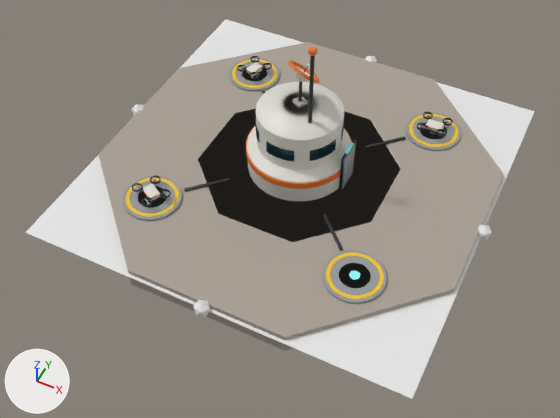
Before and after pictures for a commit that changed the Blender file res/models/placement/logistics/drone_hub_3x3.blend.
One viewpoint serves both versions: a 50 mm lens placed at (3.62, -7.9, 8.72), pointed at (0.22, -1.09, 0.22). The axes (+X, +Y, +Z) are drawn at lower left. The lights are the same throughout. The first picture is the older version.

The first picture shows '%P%Footprint', 'DroneHub' and 4 more.
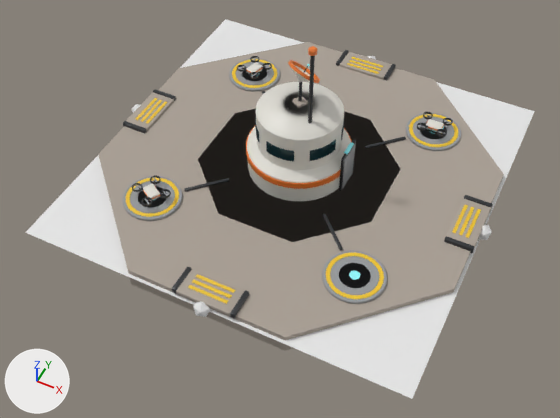
The change, as a list of edits to the scene's bpy script:
```text
Add me_v_anchorout_003:
    me_v_anchorout_003.from_pydata(...)  # 192 vertices, 180 faces; spans x -0.49..0.49, y -2.98..-2.55, z 0.04..0.14
    me_v_anchorout_003.polygons.foreach_set('use_smooth', [True] * 180)
    # faces by material slot: [54, 108, 18]
    me_v_anchorout_003.materials.append(mat_concrete)  # grey #aaa095
    me_v_anchorout_003.materials.append(mat_frame_graphite)  # dark grey #35373a
    me_v_anchorout_003.materials.append(mat_hazard_yellow)  # yellow #edc427
Add me_v_anchorout_001:
    me_v_anchorout_001.from_pydata(...)  # 192 vertices, 180 faces; spans x -2.98..-2.55, y -0.49..0.49, z 0.04..0.14
    me_v_anchorout_001.polygons.foreach_set('use_smooth', [True] * 180)
    # faces by material slot: [54, 108, 18]
    me_v_anchorout_001.materials.append(mat_concrete)  # grey #aaa095
    me_v_anchorout_001.materials.append(mat_frame_graphite)  # dark grey #35373a
    me_v_anchorout_001.materials.append(mat_hazard_yellow)  # yellow #edc427
Add me_v_anchorout_002:
    me_v_anchorout_002.from_pydata(...)  # 192 vertices, 180 faces; spans x -0.49..0.49, y 2.55..2.98, z 0.04..0.14
    me_v_anchorout_002.polygons.foreach_set('use_smooth', [True] * 180)
    # faces by material slot: [54, 108, 18]
    me_v_anchorout_002.materials.append(mat_concrete)  # grey #aaa095
    me_v_anchorout_002.materials.append(mat_frame_graphite)  # dark grey #35373a
    me_v_anchorout_002.materials.append(mat_hazard_yellow)  # yellow #edc427
Add me_v_anchorout:
    me_v_anchorout.from_pydata(...)  # 192 vertices, 180 faces; spans x 2.55..2.98, y -0.49..0.49, z 0.04..0.14
    me_v_anchorout.polygons.foreach_set('use_smooth', [True] * 180)
    # faces by material slot: [54, 108, 18]
    me_v_anchorout.materials.append(mat_concrete)  # grey #aaa095
    me_v_anchorout.materials.append(mat_frame_graphite)  # dark grey #35373a
    me_v_anchorout.materials.append(mat_hazard_yellow)  # yellow #edc427
Add ob_v_anchorout_003:
    ob_v_anchorout_003 = bpy.data.objects.new('%V%AnchorOut.003+', me_v_anchorout_003)
    ob_v_anchorout_003.location = (0.0, 0.0, 0.0)
Add ob_v_anchorout_001:
    ob_v_anchorout_001 = bpy.data.objects.new('%V%AnchorOut.001+', me_v_anchorout_001)
    ob_v_anchorout_001.location = (0.0, 0.0, 0.0)
Add ob_v_anchorout_002:
    ob_v_anchorout_002 = bpy.data.objects.new('%V%AnchorOut.002+', me_v_anchorout_002)
    ob_v_anchorout_002.location = (0.0, 0.0, 0.0)
Add ob_v_anchorout:
    ob_v_anchorout = bpy.data.objects.new('%V%AnchorOut+', me_v_anchorout)
    ob_v_anchorout.location = (0.0, 0.0, 0.0)
```

Where the change shows, as pixel boxes [x1, y1, x2, y2] in the pictures (560 x 418 px):
'%V%AnchorOut.003+', added
    after: [172, 267, 249, 319]
    faces in mat_concrete (grey #aaa095): [176, 269, 244, 316]
    faces in mat_hazard_yellow (yellow #edc427): [188, 274, 235, 304]
    faces in mat_frame_graphite (dark grey #35373a): [172, 267, 249, 319]
'%V%AnchorOut+', added
    after: [444, 195, 493, 253]
    faces in mat_concrete (grey #aaa095): [446, 199, 491, 248]
    faces in mat_hazard_yellow (yellow #edc427): [452, 205, 481, 238]
    faces in mat_frame_graphite (dark grey #35373a): [444, 195, 493, 253]
'%V%AnchorOut.001+', added
    after: [123, 89, 176, 133]
    faces in mat_concrete (grey #aaa095): [126, 92, 174, 131]
    faces in mat_hazard_yellow (yellow #edc427): [136, 98, 167, 124]
    faces in mat_frame_graphite (dark grey #35373a): [123, 89, 176, 133]
'%V%AnchorOut.002+', added
    after: [336, 50, 396, 80]
    faces in mat_concrete (grey #aaa095): [339, 52, 392, 79]
    faces in mat_hazard_yellow (yellow #edc427): [347, 57, 383, 74]
    faces in mat_frame_graphite (dark grey #35373a): [336, 50, 396, 80]
